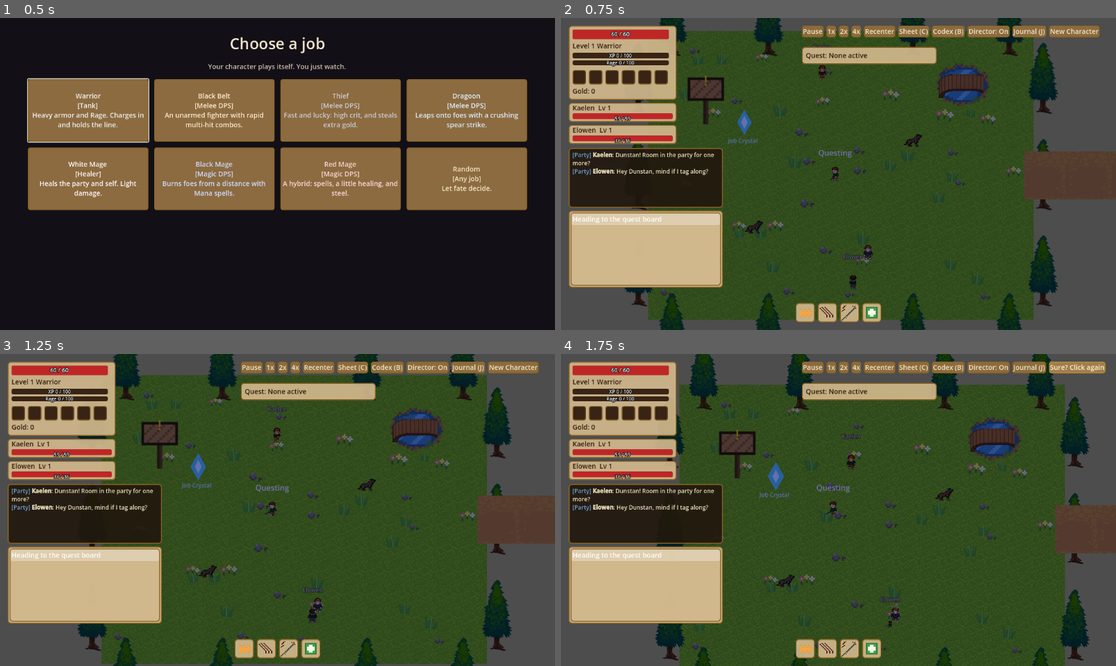
Above: before the commit, frames 1-4 (two rows, left to right).
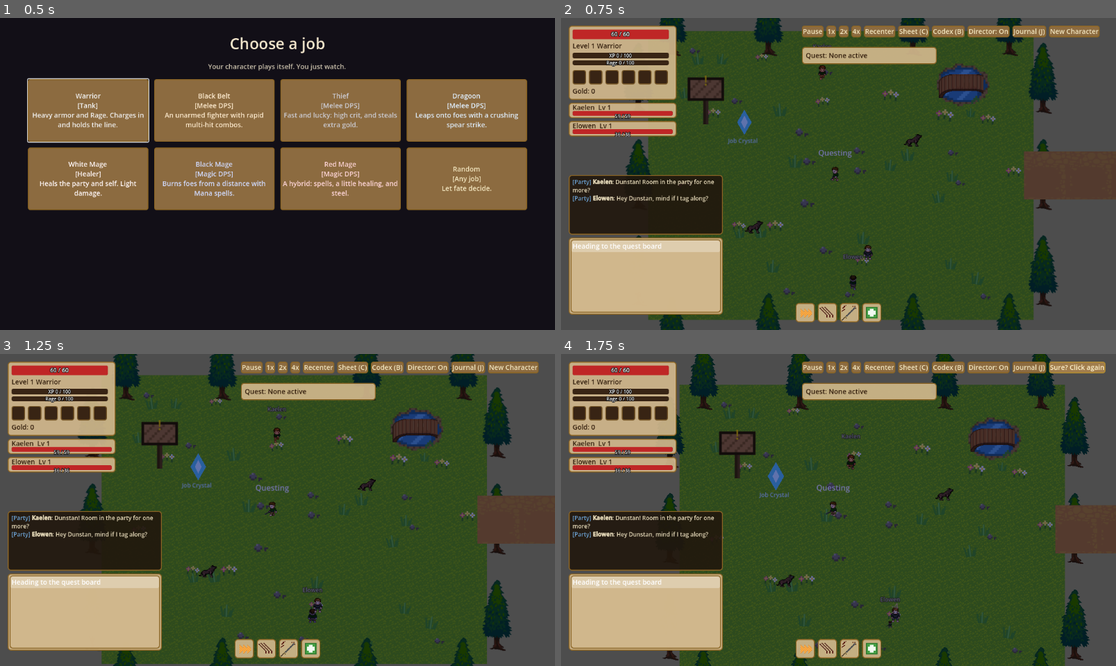
Above: after the commit, the same moments.

Repository: HexaLoid/ai-world-spectator
Game: Godot game, scene res://scenes/Main.tscn
Two runs of this game, one before a commit and one after it. Both use one fixed random seed, a clock stepped at 60 frames per second and the inputs below.
Inputs:
- Up to frame 1 (0.5 s): no input
- Up to frame 2 (0.75 s): click "Warrior [Tank] Heavy armor an…" at 0.5 s
- Up to frame 3 (1.25 s): no input
- Up to frame 4 (1.75 s): click "New Character" at 1.25 s

Frame 1 is identical in both runs. In frame 2, 11% of the frame differs, in the area x 1-30%, y 27-96%; in frame 3, 11%; in frame 4, 11%.

Commit message:
Vault Gate, the Hollowed Vault, DungeonRun and party frames for five
Co-Authored-By: Claude Sonnet 5 <noreply@anthropic.com>

Diff:
--- a/scenes/ui/SpectatorUI.tscn
+++ b/scenes/ui/SpectatorUI.tscn
@@ -115,7 +115,7 @@
 [node name="ActivityLog" type="Panel" parent="."]
 script = ExtResource("2_activitylog")
 theme = ExtResource("4_theme")
-position = Vector2(16, 400)
+position = Vector2(16, 456)
 size = Vector2(320, 160)
 
 [node name="LogList" type="ItemList" parent="ActivityLog"]
@@ -232,7 +232,7 @@
 [node name="ChatPanel" type="Panel" parent="."]
 theme = ExtResource("4_theme")
 script = ExtResource("11_chatpanel")
-position = Vector2(16, 270)
+position = Vector2(16, 326)
 size = Vector2(320, 124)
 
 [node name="Body" type="RichTextLabel" parent="ChatPanel"]
--- /dev/null
+++ b/scenes/world/HollowedVault.tscn
@@ -0,0 +1,92 @@
+[gd_scene load_steps=3 format=3]
+
+[ext_resource type="PackedScene" path="res://scenes/entities/SpawnPoint.tscn" id="1_spawnpoint"]
+[ext_resource type="PackedScene" path="res://scenes/entities/Enemy.tscn" id="2_enemy"]
+
+[node name="HollowedVault" type="Node2D"]
+
+[node name="Floor" type="ColorRect" parent="."]
+position = Vector2(-750, -200)
+size = Vector2(1500, 400)
+color = Color(0.09, 0.07, 0.12, 1)
+
+[node name="Wall1Top" type="ColorRect" parent="."]
+position = Vector2(-256, -200)
+size = Vector2(12, 140)
+color = Color(0.03, 0.02, 0.05, 1)
+
+[node name="Wall1Bottom" type="ColorRect" parent="."]
+position = Vector2(-256, 60)
+size = Vector2(12, 140)
+color = Color(0.03, 0.02, 0.05, 1)
+
+[node name="Wall2Top" type="ColorRect" parent="."]
+position = Vector2(244, -200)
+size = Vector2(12, 140)
+color = Color(0.03, 0.02, 0.05, 1)
+
+[node name="Wall2Bottom" type="ColorRect" parent="."]
+position = Vector2(244, 60)
+size = Vector2(12, 140)
+color = Color(0.03, 0.02, 0.05, 1)
+
+[node name="Skeleton1_0" parent="." instance=ExtResource("1_spawnpoint")]
+position = Vector2(-500, -70)
+enemy_scene = ExtResource("2_enemy")
+enemy_id = "vault_skeleton"
+dungeon = true
+
+[node name="Skeleton1_1" parent="." instance=ExtResource("1_spawnpoint")]
+position = Vector2(-500, 70)
+enemy_scene = ExtResource("2_enemy")
+enemy_id = "vault_skeleton"
+dungeon = true
+
+[node name="Skeleton1_2" parent="." instance=ExtResource("1_spawnpoint")]
+position = Vector2(-400, -110)
+enemy_scene = ExtResource("2_enemy")
+enemy_id = "vault_skeleton"
+dungeon = true
+
+[node name="Skeleton1_3" parent="." instance=ExtResource("1_spawnpoint")]
+position = Vector2(-400, 110)
+enemy_scene = ExtResource("2_enemy")
+enemy_id = "vault_skeleton"
+dungeon = true
+
+[node name="Skeleton1_4" parent="." instance=ExtResource("1_spawnpoint")]
+position = Vector2(-320, -40)
+enemy_scene = ExtResource("2_enemy")
+enemy_id = "vault_skeleton"
+dungeon = true
+
+[node name="Skeleton1_5" parent="." instance=ExtResource("1_spawnpoint")]
+position = Vector2(-320, 40)
+enemy_scene = ExtResource("2_enemy")
+enemy_id = "vault_skeleton"
+dungeon = true
+
+[node name="BoneWarden" parent="." instance=ExtResource("1_spawnpoint")]
+position = Vector2(0, 0)
+enemy_scene = ExtResource("2_enemy")
+enemy_id = "bone_warden"
+dungeon = true
+
+[node name="Skeleton2_0" parent="." instance=ExtResource("1_spawnpoint")]
+position = Vector2(40, -90)
+enemy_scene = ExtResource("2_enemy")
+enemy_id = "vault_skeleton"
+dungeon = true
+
+[node name="Skeleton2_1" parent="." instance=ExtResource("1_spawnpoint")]
+position = Vector2(40, 90)
+enemy_scene = ExtResource("2_enemy")
+enemy_id = "vault_skeleton"
+dungeon = true
+
+[node name="HollowKing" parent="." instance=ExtResource("1_spawnpoint")]
+position = Vector2(520, 0)
+enemy_scene = ExtResource("2_enemy")
+enemy_id = "hollow_king"
+dungeon = true
+final_boss = true
--- a/scenes/world/SunderedCrypt.tscn
+++ b/scenes/world/SunderedCrypt.tscn
@@ -8,6 +8,7 @@
 [ext_resource type="Texture2D" path="res://assets/tiles/decor_rock.png" id="6_rock"]
 [ext_resource type="Texture2D" path="res://assets/tiles/ruin_crypt_tower.png" id="7_tower"]
 [ext_resource type="Texture2D" path="res://assets/tiles/ruin_torch.png" id="8_torch"]
+[ext_resource type="PackedScene" path="res://scenes/world/VaultGate.tscn" id="9_gate"]
 
 [node name="SunderedCrypt" type="Node2D"]
 
@@ -53,3 +54,6 @@
 respawn_delay_s = 90.0
 enemy_scene = ExtResource("2_enemy")
 enemy_id = "crypt_lord"
+
+[node name="VaultGate" parent="." instance=ExtResource("9_gate")]
+position = Vector2(-120, 120)
--- /dev/null
+++ b/scenes/world/VaultGate.tscn
@@ -0,0 +1,6 @@
+[gd_scene load_steps=2 format=3]
+
+[ext_resource type="Script" path="res://scripts/world/vault_gate.gd" id="1_gate"]
+
+[node name="VaultGate" type="Node2D"]
+script = ExtResource("1_gate")
--- a/scripts/main.gd
+++ b/scripts/main.gd
@@ -18,6 +18,7 @@
 		ui.add_child(JournalPanel.new())
 	add_child(JournalRecorder.new())
 	add_child(NarratorDirector.new())
+	add_child(DungeonRun.new())
 
 # Heals still arrive through damage_dealt; damage numbers come from
 # hit_landed, which knows about crits and boss fights.
--- a/scripts/ui/party_frames.gd
+++ b/scripts/ui/party_frames.gd
@@ -5,8 +5,8 @@
 ## GameState.party_changed and polls each member every frame (like the target
 ## frame), so it needs no per-member signals.
 
-const FRAME_SIZE := Vector2(224, 40)
-const BAR_SIZE := Vector2(208, 12)
+const FRAME_SIZE := Vector2(224, 32)
+const BAR_SIZE := Vector2(208, 10)
 const DOWN_MODULATE := Color(1.0, 1.0, 1.0, 0.5)
 
 # Each row: {"member": Node, "panel": Panel, "name": Label, "bar": ProgressBar, "text": Label}
@@ -32,13 +32,13 @@
 	var panel := Panel.new()
 	panel.custom_minimum_size = FRAME_SIZE
 	var name_label := Label.new()
-	name_label.position = Vector2(8, 1)
+	name_label.position = Vector2(8, 0)
 	var bar := ProgressBar.new()
 	bar.custom_minimum_size = BAR_SIZE
-	bar.position = Vector2(8, 22)
+	bar.position = Vector2(8, 17)
 	bar.show_percentage = false
 	var text := Label.new()
-	text.position = Vector2(8, 22)
+	text.position = Vector2(8, 17)
 	text.size = BAR_SIZE
 	text.horizontal_alignment = HORIZONTAL_ALIGNMENT_CENTER
 	text.vertical_alignment = VERTICAL_ALIGNMENT_CENTER
--- /dev/null
+++ b/scripts/world/dungeon_run.gd
@@ -0,0 +1,125 @@
+class_name DungeonRun
+extends Node
+
+## Runs one Hollowed Vault instance: builds the five-person party (PartyBuilder),
+## instantiates the vault far from the open world, teleports everyone in, and
+## ends the run on a clear, the hero's death or a timeout, restoring the party.
+
+const VAULT_SCENE := "res://scenes/world/HollowedVault.tscn"
+const VAULT_ORIGIN := Vector2(12000, 0)
+const ENTRANCE_OFFSET := Vector2(-700, 0)
+const PARTY_SIZE := 5
+const RUN_TIMEOUT_S := 720.0
+const CLEAR_DELAY_S := 6.0
+const CLEAR_BONUS_XP := 600
+const CLEAR_BONUS_GOLD := 150
+const LEFTOVER_ITEM_X := 11000.0
+
+var running: bool = false
+var hero: Node2D = null
+var vault: Node2D = null
+var run_time_s: float = 0.0
+var clear_timer_s: float = -1.0
+var gate_position: Vector2 = Vector2.ZERO
+var pulled: Array = []
+
+func _ready() -> void:
+	add_to_group("dungeon_run")
+	GameState.enemy_died.connect(_on_enemy_died)
+
+## Starts a run for `hero_node` (the Character) from a gate at `gate_pos`.
+func start(hero_node: Node2D, gate_pos: Vector2) -> bool:
+	if running or hero_node == null:
+		return false
+	hero = hero_node
+	gate_position = gate_pos
+	pulled.clear()
+	var party_entries: Array = []
+	for ally in hero.party:
+		if is_instance_valid(ally):
+			party_entries.append({"id": ally.player_name, "name": ally.player_name, "role": str(ally.get("job_role"))})
+	var pool: Array = []
+	for sp in get_tree().get_nodes_in_group("simulated_players"):
+		if is_instance_valid(sp) and sp.group_leader == null and not sp.is_dead:
+			pool.append({"id": sp.player_name, "name": sp.player_name, "role": str(sp.get("job_role")), "node": sp})
+	for pick in PartyBuilder.missing_members(str(hero.get("job_role")), party_entries, pool, PARTY_SIZE):
+		var ally = pick["node"]
+		ally.group_leader = hero
+		hero.party.append(ally)
+		pulled.append(ally)
+		GameState.log_event("%s answers the call" % ally.player_name)
+	GameState.emit_signal("party_changed")
+	vault = (load(VAULT_SCENE) as PackedScene).instantiate()
+	vault.position = VAULT_ORIGIN
+	get_parent().add_child(vault)
+	var entrance := VAULT_ORIGIN + ENTRANCE_OFFSET
+	hero.global_position = entrance
+	hero.wander_target = entrance
+	hero.travel_destination_id = ""
+	var slot := 0
+	for ally in hero.party:
+		if is_instance_valid(ally) and not ally.is_dead:
+			ally.global_position = entrance + Vector2(-30.0, -60.0 + 30.0 * float(slot))
+			slot += 1
+	GameState.in_dungeon = true
+	running = true
+	run_time_s = 0.0
+	clear_timer_s = -1.0
+	GameState.log_event("The party enters the Hollowed Vault")
+	GameState.emit_signal("dungeon_event", "enter", "Hollowed Vault")
+	return true
+
+func _physics_process(delta: float) -> void:
+	if not running:
+		return
+	run_time_s += delta
+	if not is_instance_valid(hero) or bool(hero.get("is_dead")):
+		_end_run("failed")
+	elif clear_timer_s >= 0.0:
+		clear_timer_s -= delta
+		if clear_timer_s <= 0.0:
+			_end_run("cleared")
+	elif run_time_s >= RUN_TIMEOUT_S:
+		_end_run("timeout")
+
+func _on_enemy_died(enemy: Node2D) -> void:
+	if running and clear_timer_s < 0.0 and is_instance_valid(enemy) and enemy.is_in_group("dungeon_final"):
+		clear_timer_s = CLEAR_DELAY_S
+		hero.grant_dungeon_reward(CLEAR_BONUS_XP, CLEAR_BONUS_GOLD)
+		GameState.log_event("The Hollow King falls: dungeon cleared!")
+		GameState.emit_signal("dungeon_event", "clear", "Hollowed Vault")
+
+func _end_run(result: String) -> void:
+	running = false
+	for enemy in get_tree().get_nodes_in_group("dungeon_enemies"):
+		if is_instance_valid(enemy):
+			enemy.queue_free()
+	for item in get_tree().get_nodes_in_group("items"):
+		if is_instance_valid(item) and item.global_position.x > LEFTOVER_ITEM_X:
+			item.queue_free()
+	if is_instance_valid(vault):
+		vault.queue_free()
+	GameState.in_dungeon = false
+	var home := gate_position + Vector2(0.0, 60.0)
+	if is_instance_valid(hero):
+		if not bool(hero.get("is_dead")):
+			hero.global_position = home
+			hero.wander_target = home
+		hero.dungeon_cooldown_until_ms = float(hero.get("game_time_ms")) + hero.DUNGEON_COOLDOWN_MS
+		var slot := 0
+		for ally in hero.party.duplicate():
+			if not is_instance_valid(ally):
+				continue
+			if pulled.has(ally):
+				hero.party.erase(ally)
+				ally.group_leader = null
+				ally.global_position = ally.spawn_position
+			elif not ally.is_dead:
+				ally.global_position = home + Vector2(-30.0, -30.0 + 30.0 * float(slot))
+				slot += 1
+	pulled.clear()
+	GameState.emit_signal("party_changed")
+	if result != "cleared":
+		GameState.log_event("The dungeon run ended (%s)" % result)
+		GameState.emit_signal("dungeon_event", "fail", "Hollowed Vault")
+	GameState.emit_signal("dungeon_finished", result, run_time_s)
--- /dev/null
+++ b/scripts/world/vault_gate.gd
@@ -0,0 +1,30 @@
+extends Node2D
+
+## The portal into the Hollowed Vault (see DungeonRun). Drawn in code.
+
+func _ready() -> void:
+	add_to_group("vault_gates")
+	var ring := Polygon2D.new()
+	ring.polygon = _circle(30.0, 24)
+	ring.color = Color(0.55, 0.25, 0.85, 0.85)
+	add_child(ring)
+	var core := Polygon2D.new()
+	core.polygon = _circle(18.0, 20)
+	core.color = Color(0.12, 0.04, 0.22, 0.95)
+	add_child(core)
+	var label := Label.new()
+	label.text = "Vault Gate"
+	label.position = Vector2(-32, 34)
+	label.add_theme_font_size_override("font_size", 12)
+	label.add_theme_color_override("font_color", Color(0.85, 0.7, 1.0, 1.0))
+	add_child(label)
+	var tween := create_tween().set_loops()
+	tween.tween_property(ring, "scale", Vector2(1.12, 1.12), 1.0).set_trans(Tween.TRANS_SINE)
+	tween.tween_property(ring, "scale", Vector2(1.0, 1.0), 1.0).set_trans(Tween.TRANS_SINE)
+
+func _circle(radius: float, points: int) -> PackedVector2Array:
+	var result := PackedVector2Array()
+	for i in range(points):
+		var angle := TAU * float(i) / float(points)
+		result.append(Vector2(cos(angle), sin(angle)) * radius)
+	return result
Not shown: 1 places in scenes/world/SunderedCrypt.tscn that only renumber resources
Not shown, added: scripts/world/dungeon_run.gd.uid
Not shown, added: scripts/world/vault_gate.gd.uid
